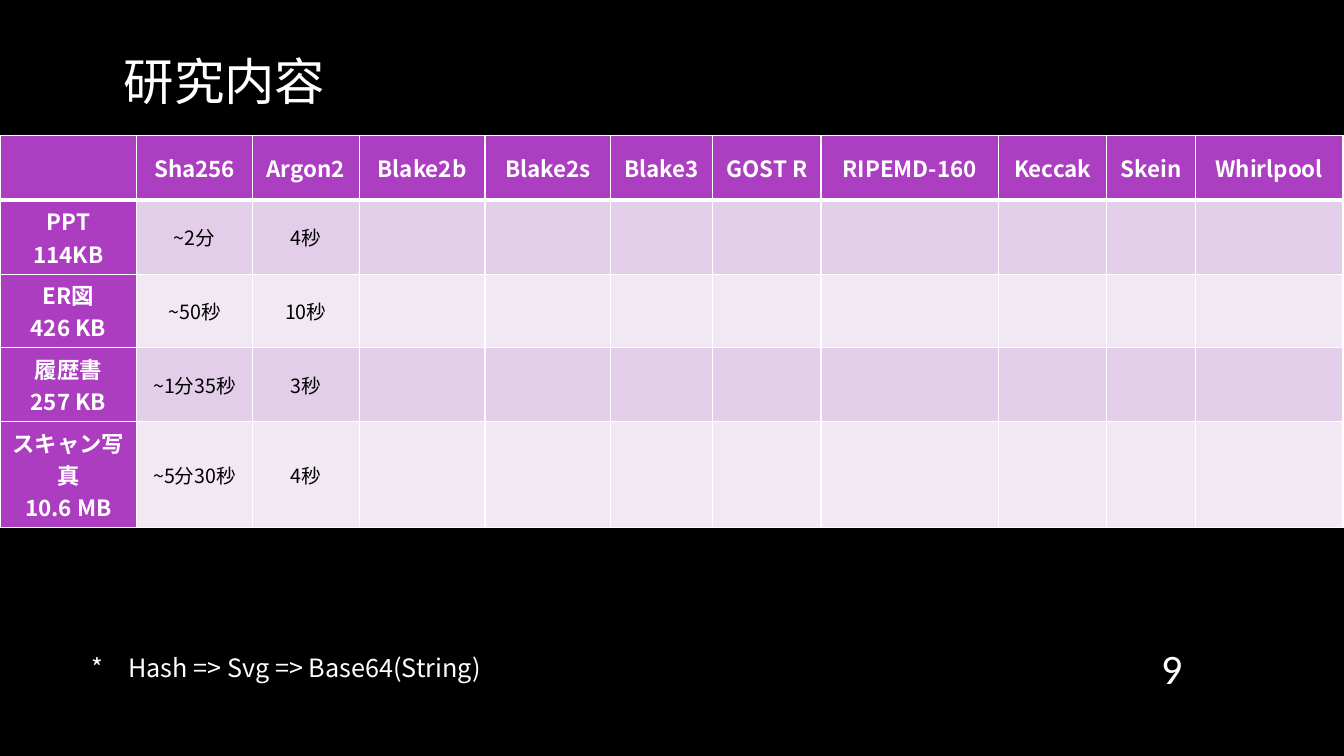
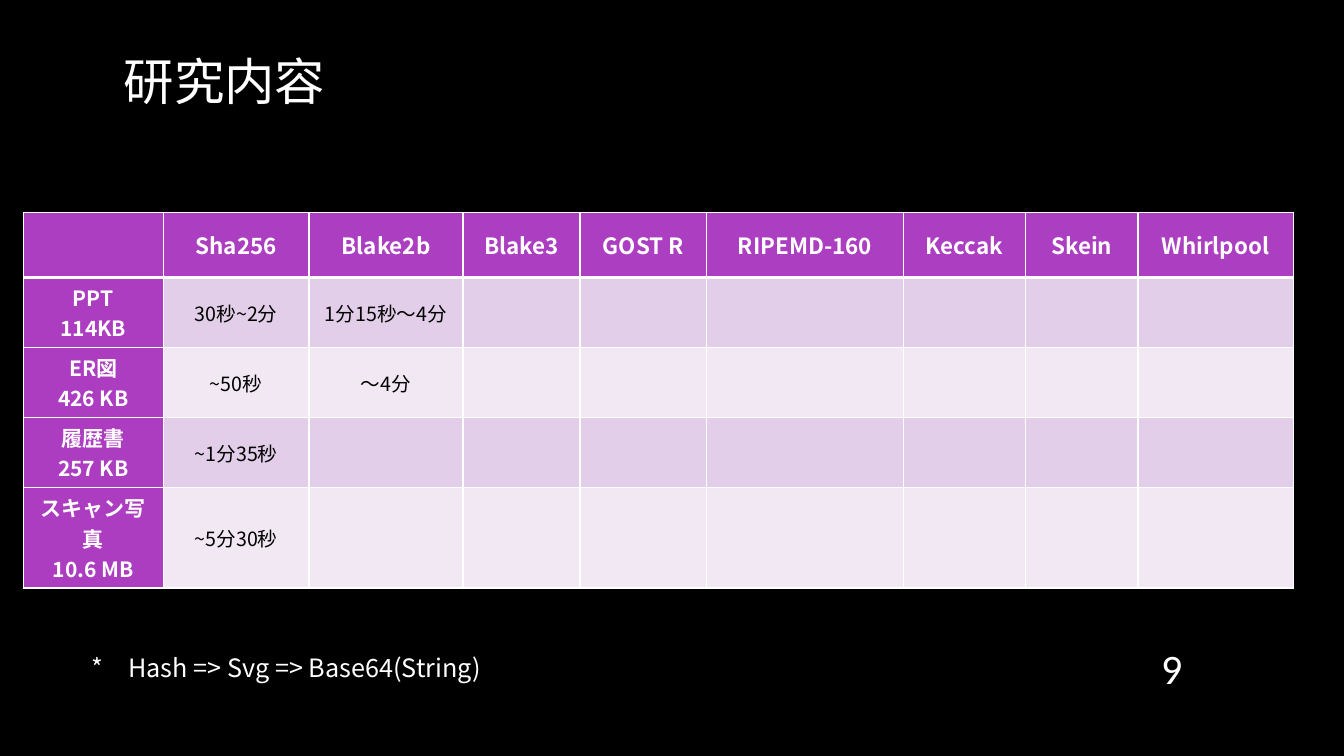
Before and after one commit to cyrusmanosa/Ecc-Year-3, a slide deck: slide 9 of Y3-Sem2/ITゼミ演習II/2024年度_12月報告会_Sk3a04_文家俊.pptx. Drawn at 1344x756 pixels with LibreOffice and Linux fonts; fonts in the diff are those of the drawing; background and template pictures are left out. Boxes give left, top, right and bottom in pixels: in the first picture for what was removed or moved away, otherwise in the second. Text is boxed around its words. In the diff, an @@ line names an element or a change of style, - is before the commit and + after.

```diff
--- a/Y3-Sem2/ITゼミ演習II/2024年度_12月報告会_Sk3a04_文家俊.pptx
+++ b/Y3-Sem2/ITゼミ演習II/2024年度_12月報告会_Sk3a04_文家俊.pptx
@@ table at [23,213,1294,582] @@
-column 2: Sha256 | ~2分 | ~50秒 | ~1分35秒 | ~5分30秒
-column 3: Argon2 | 4秒 | 10秒 | 3秒 | 4秒
-column 4: Blake2b |  |  |  | 
-column 5: Blake2s |  |  |  | 
+column 2: Sha256 | 30秒~2分 | ~50秒 | ~1分35秒 | ~5分30秒
+column 3: Blake2b | 1分15秒〜4分 | 〜4分 |  | 
@@ table: place and size @@
-table at [0,135,1344,521]
+table at [23,213,1294,582]
```
Also in this commit, not shown: 7 other files.
